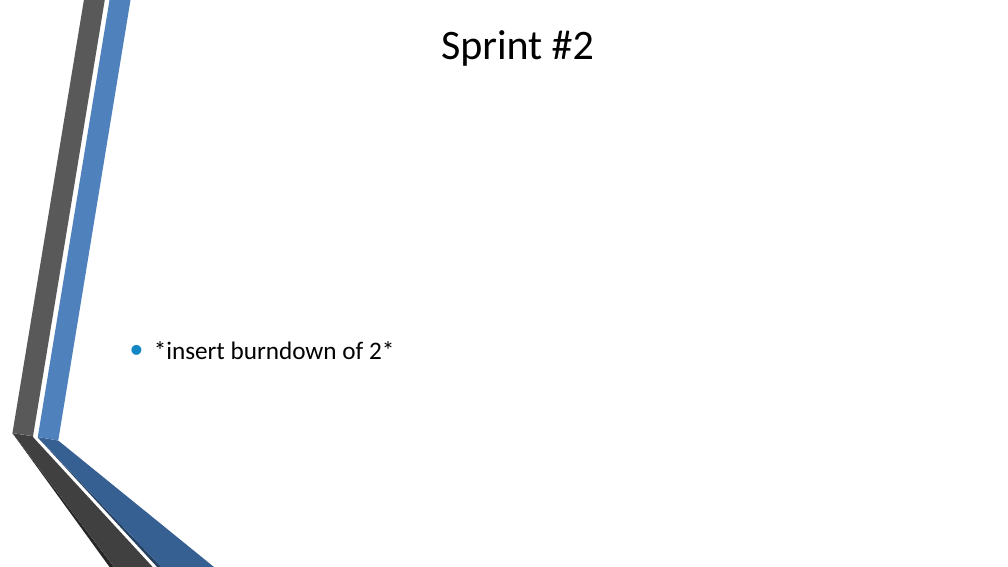
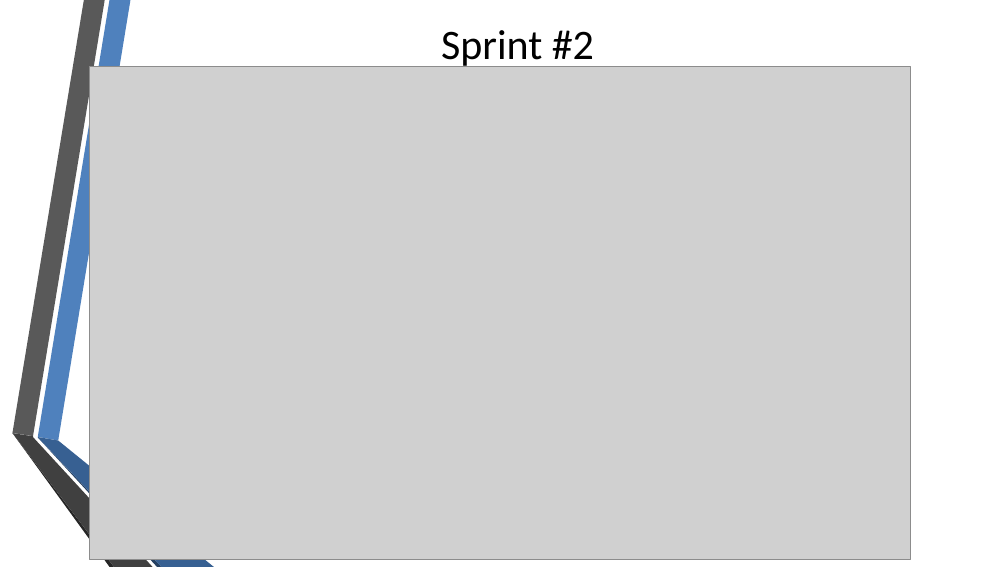
Before and after one commit to quintonweenink/ValknutSolutions, a slide deck: slide 5 of Documentation/Demo/Demo_02.pptx. Drawn at 1008x567 pixels with LibreOffice and Linux fonts; fonts in the diff are those of the drawing; grey boxes stand for pictures; background and template pictures are left out. Boxes give left, top, right and bottom in pixels: in the first picture for what was removed or moved away, otherwise in the second. Text is boxed around its words. In the diff, an @@ line names an element or a change of style, - is before the commit and + after.

Commit message:
Added burndown or sprint 2

```diff
--- a/Documentation/Demo/Demo_02.pptx
+++ b/Documentation/Demo/Demo_02.pptx
@@ picture added at bbox=[89, 67, 911, 560] @@
@@ text removed at bbox=[154, 341, 394, 359] @@
-• *insert burndown of 2*
```
